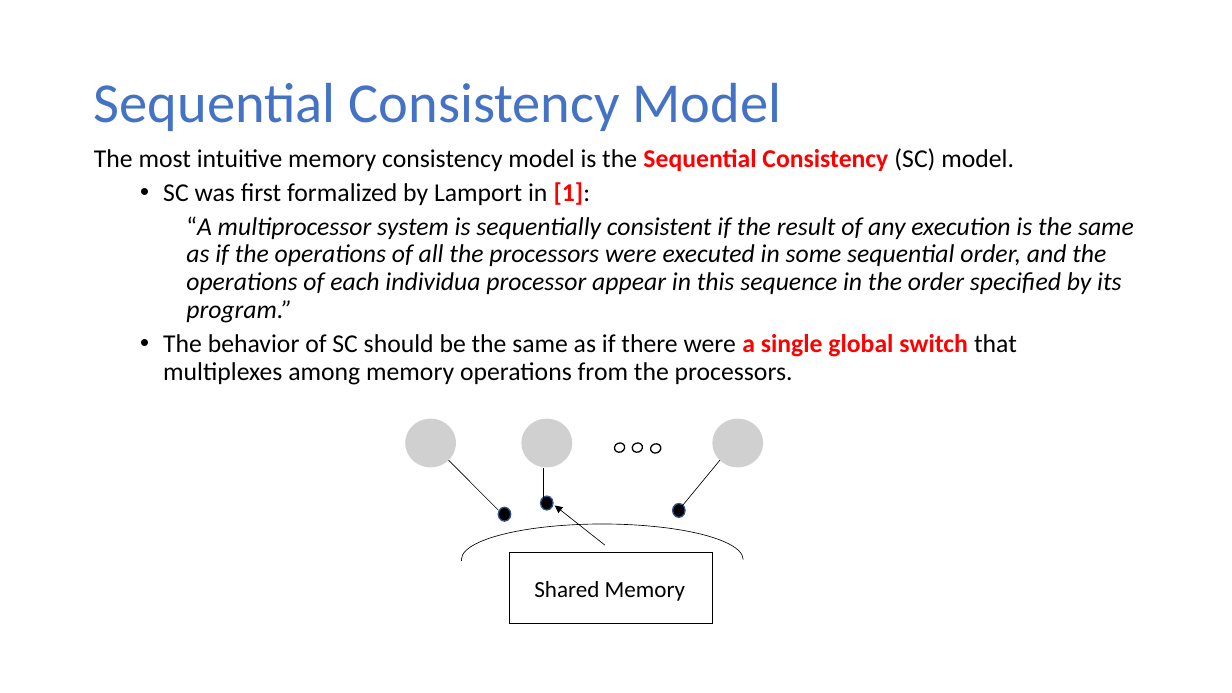
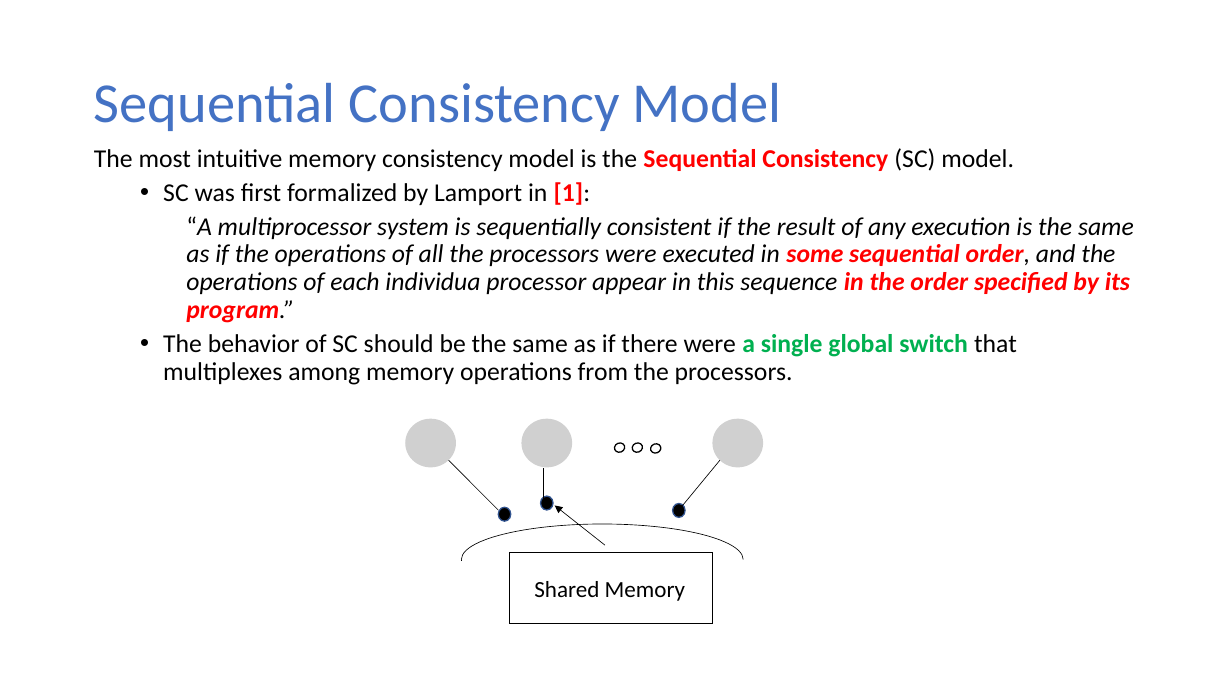
Before and after one commit to ekkapotc/PC, a slide deck: slide 6 of Slides/Lecture 9.pptx (slide 5 before the commit). Drawn at 1232x693 pixels with LibreOffice and Linux fonts; fonts in the diff are those of the drawing; grey boxes stand for pictures. Boxes give left, top, right and bottom in pixels: in the first picture for what was removed or moved away, otherwise in the second. Text is boxed around its words. In the diff, an @@ line names an element or a change of style, - is before the commit and + after.

```diff
--- a/Slides/Lecture 9.pptx
+++ b/Slides/Lecture 9.pptx
@@ text at [163,216,1134,385]: text colour #000000 to #FF0000, bold on in "some sequential order, in the order specified ..."; text colour #FF0000 to #00B050 in "a single global switch" @@
```
Also in this commit, not shown: 6 other slides changed, 2 slides added, 1 other file.
